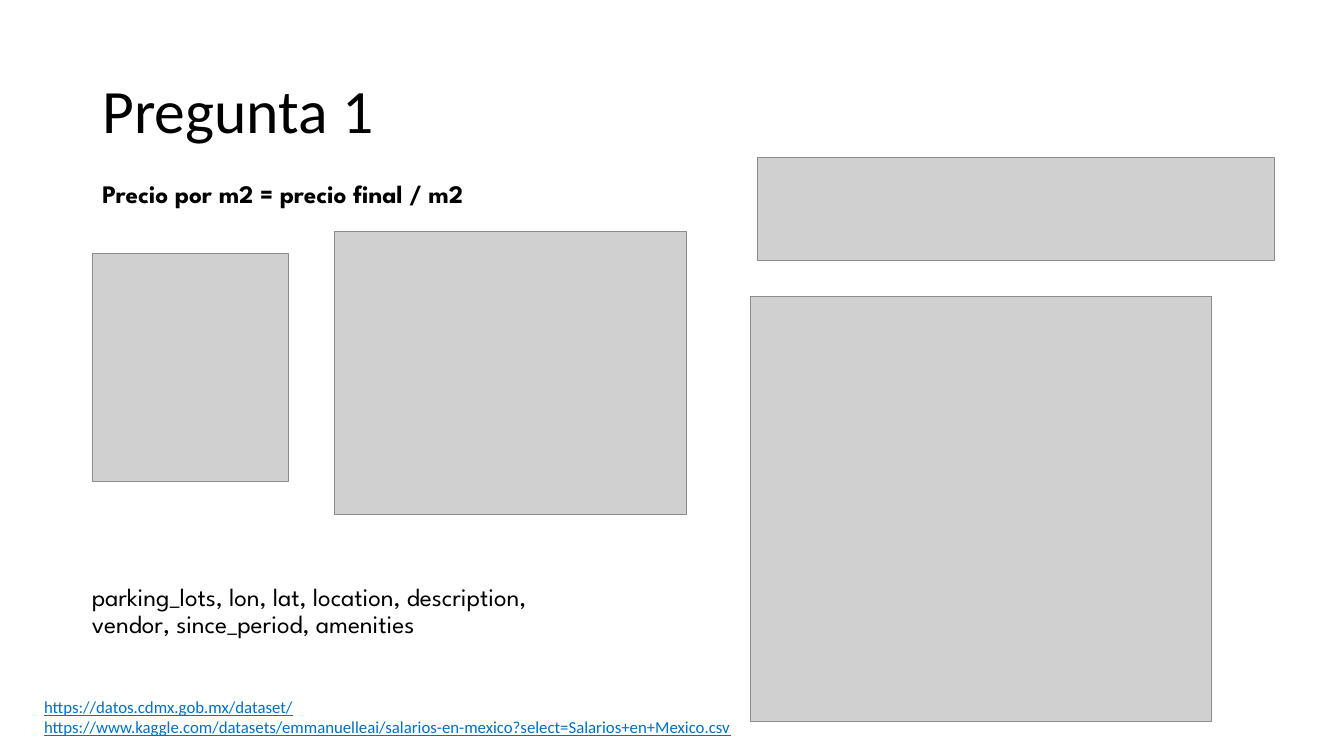
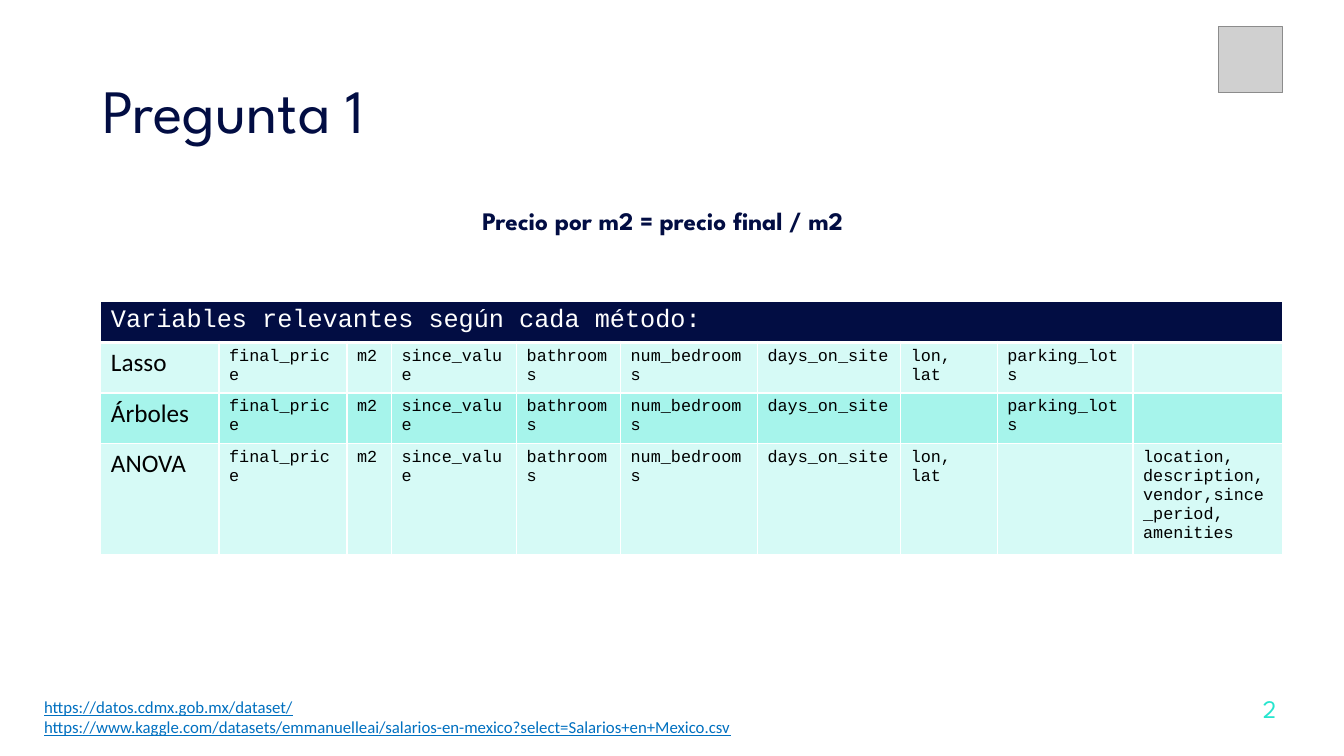
Before and after one commit to LeidyRomero/dacodes_reto, a slide deck: slide 2 of Presentacion corporativa.pptx. Drawn at 1344x756 pixels with LibreOffice and Linux fonts; fonts in the diff are those of the drawing; grey boxes stand for pictures. Boxes give left, top, right and bottom in pixels: in the first picture for what was removed or moved away, otherwise in the second. Text is boxed around its words. In the diff, an @@ line names an element or a change of style, - is before the commit and + after.

```diff
--- a/Presentacion corporativa.pptx
+++ b/Presentacion corporativa.pptx
@@ picture added at <box>1218,26,1282,93</box> @@
@@ title "Pregunta 1" at <box>102,92,365,147</box>: font Calibri to League Spartan, text colour #000000 to #020D43 @@
@@ picture removed at <box>758,157,1275,260</box> @@
@@ text "Precio por m2 = precio ...": place and size @@
-text "Precio por m2 = precio ..." at <box>102,185,463,209</box>
+text "Precio por m2 = precio ..." at <box>482,212,843,236</box>
@@ text "Precio por m2 = precio ..." at <box>482,212,843,236</box>: text colour #000000 to #020D43 @@
@@ picture removed at <box>335,232,687,515</box> @@
@@ picture removed at <box>93,254,289,481</box> @@
@@ picture removed at <box>751,296,1212,722</box> @@
@@ table added at <box>101,301,1282,542</box>, 4 rows, 10 columns @@
+Variables relevantes según cada método: |  |  |  |  |  |  |  |  | 
+Lasso | final_price | m2 | since_value | bathrooms | num_bedrooms | days_on_site | lon, lat | parking_lots | 
+Árboles | final_price | m2 | since_value | bathrooms | num_bedrooms | days_on_site |  | parking_lots | 
+ANOVA | final_price | m2 | since_value | bathrooms | num_bedrooms | days_on_site | lon, lat |  | location, description, vendor,since_period, amenities
@@ text removed at <box>92,588,526,639</box> @@
-parking_lots, lon, lat, location, description, vendor, since_period, amenities
@@ text added at <box>1263,701,1277,718</box>, 18 pt, text #26E5CE @@
+2
```
Also in this commit, not shown: 2 other slides changed, 5 slides added, 2 slides removed.
